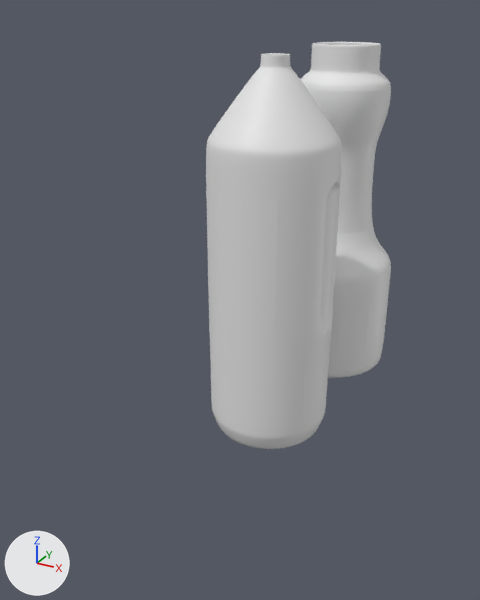
Renders of the Blender file Aug 5th bottle 1.blend from each side of a commit.
Both versions are drawn from a 50 mm lens placed at (4.71, 5.42, 7.23), pointed at (-0.29, 14.5, 2.69). The axes (+X, +Y, +Z) are drawn at lower left. The lights are the same throughout.

Objects in the first picture: 'Bottle 1', 'Circle'.
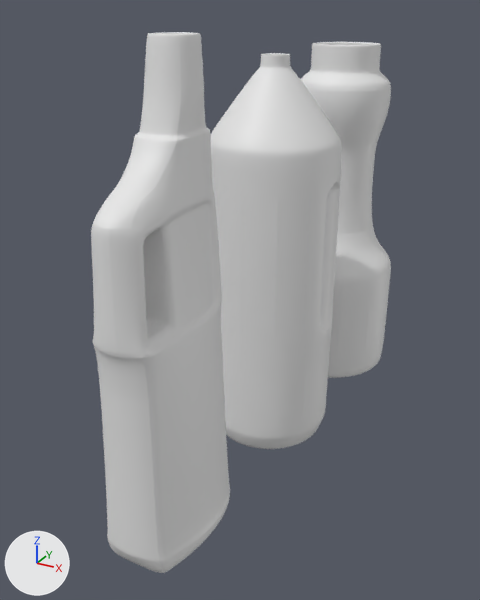
Commit message: Aug 6 Bottle 3

What changed in the scene script:
```text
Add me_cube:
    me_cube.from_pydata(...)  # 450 vertices, 444 faces; spans x -1.14..1.16, y -0.66..0.66, z -1.22..5.73
    me_cube.polygons.foreach_set('use_smooth', [True] * 444)
Add ob_bottle_3:
    ob_bottle_3 = bpy.data.objects.new('Bottle 3', me_cube)
    ob_bottle_3.location = (0.0, 11.89, 1.23)
    ob_bottle_3.rotation_euler = (0.0, 0.0, 1.571)  # degrees (0, 0, 90)
    _m = ob_bottle_3.modifiers.new('Subdivision', 'SUBSURF')
    _m.levels = 2
```

What differs and where, as boxes [x1, y1, x2, y2] in the pictures (480 x 600 px):
'Bottle 3', added: after [91, 32, 230, 573]
